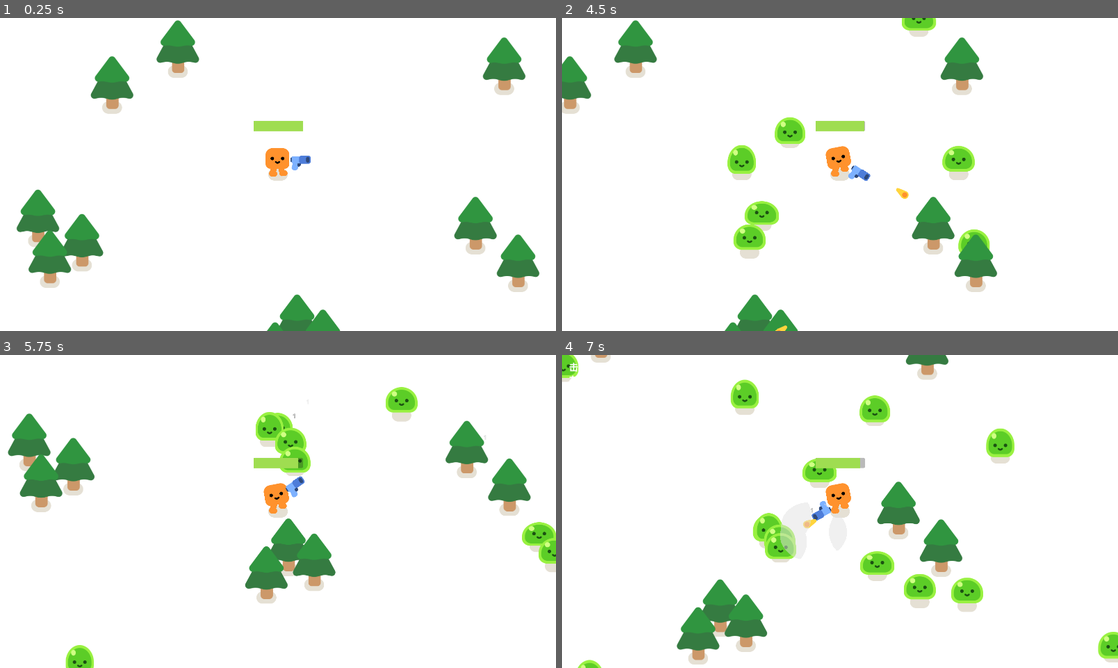
Above: before the commit, frames 1-4 (two rows, left to right).
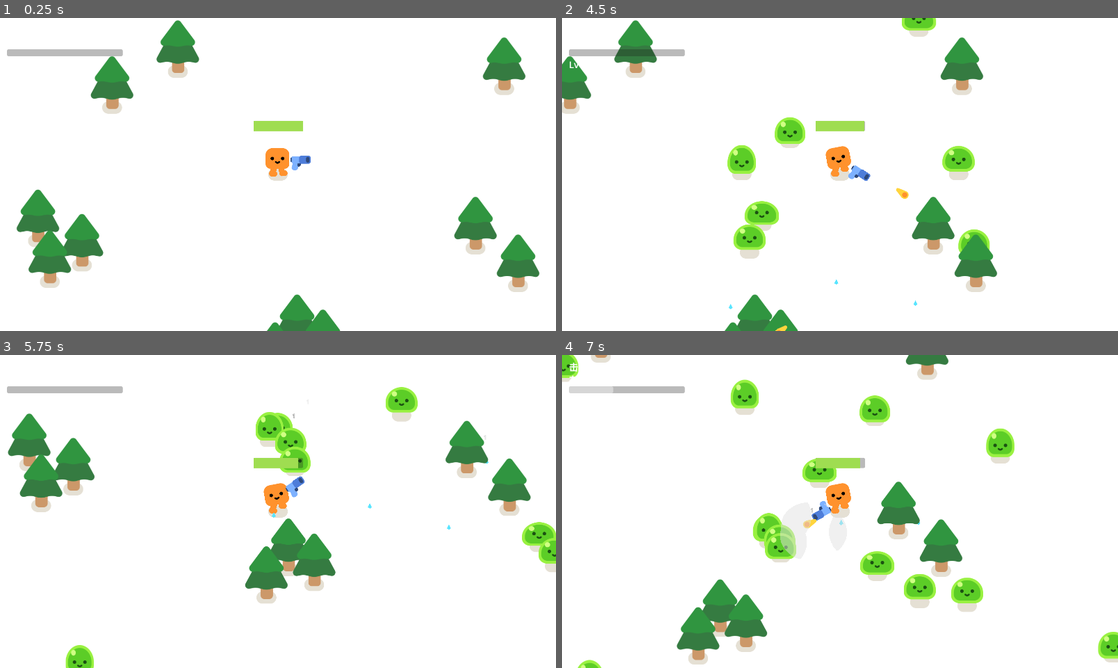
Above: after the commit, the same moments.

Repository: dkvkvk/my-survivors
Game: Godot game, scene res://survivors_game.tscn
Two runs of this game, one before a commit and one after it. Both use one fixed random seed, a clock stepped at 60 frames per second and the inputs below.
Inputs:
- Up to frame 1 (0.25 s): no input
- Up to frame 2 (4.5 s): tap Enter at 0.5 s; hold D (move_right) 0.53-1.28 s; tap R every 0.75 s from 0.6 to 4.35 s; hold S (move_down) 1.28-2.03 s; hold D (move_right) 2.03-2.78 s; hold W (move_up) 2.78-3.53 s; hold A (move_left) from 3.53 s (still down)
- Up to frame 3 (5.75 s): release A (move_left) at 5.03 s; hold S (move_down) from 5.03 s (still down); tap R at 5.1 s
- Up to frame 4 (7 s): release S (move_down) at 5.78 s; hold D (move_right) 5.78-6.53 s; tap R at 5.85, 6.6 s; hold W (move_up) from 6.53 s (still down)

The runs differ from the first frame. In frame 1, 0.5% of the frame differs, in the area x 1-23%, y 10-13%; in frame 2, 0.5%, in the area x 1-64%, y 10-94%; in frame 3, 0.5%; in frame 4, 0.5%.

Commit message:
U3 核心循环：经验宝石 + 升级三选一
- 经验宝石 xp_gem：怪死亡掉落，150px 磁吸加速飞向玩家，拾取有金币音效
- 玩家成长：xp/等级/经验曲线（5+3*level），升级附带小回复
- 升级三选一 level_up_ui：暂停弹 3 张随机强化卡（疾风之靴/灵巧扳机/
  重装弹药/生命祝福/磁力护符），卡池在 upgrades.gd 集中定义
- 属性加成接线：移速/射速/伤害/血上限/拾取半径全部吃强化
- HUD 新增经验条与等级显示
- 自动化测试验证全流程（宝石拾取→升级→选卡→属性变化），测试后已移除

Diff:
--- a/balance.gd
+++ b/balance.gd
@@ -20,3 +20,13 @@
 # 武器与刷怪（场景里 Timer 的 wait_time 会在 _ready 时被这些值覆盖）
 const GUN_FIRE_INTERVAL := 0.353
 const SPAWN_INTERVAL := 0.3
+
+# 经验与成长（U3）
+const GEM_VALUE := 1
+const PICKUP_RADIUS := 150.0
+const LEVEL_UP_HEAL := 10.0  # 每次升级附带的小回复
+
+
+## 升到 level 级需要攒的经验值（曲线：1 级 8，2 级 11，3 级 14……）
+static func xp_for_level(level: int) -> int:
+	return 5 + level * 3
--- a/bullet_2d.gd
+++ b/bullet_2d.gd
@@ -2,6 +2,7 @@
 
 
 var travelled_distance = 0
+var damage := 1  # 由枪在生成时写入，吃升级加成
 
 
 func _physics_process(delta):
@@ -15,4 +16,4 @@
 func _on_body_entered(body):
 	queue_free()
 	if body.has_method("take_damage"):
-		body.take_damage()
+		body.take_damage(damage)
--- a/game.gd
+++ b/game.gd
@@ -3,14 +3,20 @@
 var kill_count := 0
 var run_time := 0.0
 
+@onready var player = $Player
+
 
 func _ready():
 	$Timer.wait_time = Balance.SPAWN_INTERVAL
+	player.leveled_up.connect(_on_player_leveled_up)
 
 
 func _process(delta):
 	run_time += delta
 	%TimeLabel.text = "存活 %d:%02d" % [int(run_time) / 60, int(run_time) % 60]
+	%XPBar.max_value = player.xp_to_next
+	%XPBar.value = player.xp
+	%LevelLabel.text = "Lv %d" % player.level
 
 
 func spawn_mob():
@@ -30,6 +36,10 @@
 	spawn_mob()
 
 
+func _on_player_leveled_up():
+	%LevelUpUI.present(player)
+
+
 func _on_player_health_depleted():
 	Audio.play("res://sounds/game-over.wav", false, 1.0, 0.5)
 	%GameOver.show()
--- a/gun.gd
+++ b/gun.gd
@@ -15,7 +15,10 @@
 func shoot():
 	const BULLET = preload("res://bullet_2d.tscn")
 	Audio.play("res://sounds/shoot.wav", false, randf_range(0.9, 1.1), 0.2)
+	# 每次开火刷新射速（吃升级加成），开销可忽略
+	$Timer.wait_time = Balance.GUN_FIRE_INTERVAL / get_parent().fire_rate_mult
 	var new_bullet = BULLET.instantiate()
+	new_bullet.damage = get_parent().bullet_damage
 	new_bullet.global_transform = %ShootingPoint.global_transform
 	%ShootingPoint.add_child(new_bullet)
 
--- /dev/null
+++ b/level_up_ui.gd
@@ -0,0 +1,40 @@
+extends CanvasLayer
+
+## 升级三选一界面。present() 会暂停游戏并随机展示 3 张强化卡，
+## 本节点 process_mode 设为 Always，所以暂停时卡片仍可点击。
+
+
+var player: CharacterBody2D
+var choices: Array = []
+
+
+func present(p_player: CharacterBody2D) -> void:
+	player = p_player
+	var pool = Upgrades.LIST.duplicate()
+	pool.shuffle()
+	choices = pool.slice(0, 3)
+	%Title.text = "★ 升级！选一张强化 ★"
+	$Card0.text = "%s\n%s" % [choices[0]["name"], choices[0]["desc"]]
+	$Card1.text = "%s\n%s" % [choices[1]["name"], choices[1]["desc"]]
+	$Card2.text = "%s\n%s" % [choices[2]["name"], choices[2]["desc"]]
+	get_tree().paused = true
+	show()
+
+
+func _choose(index: int) -> void:
+	player.apply_upgrade(choices[index]["id"])
+	Audio.play("res://sounds/pickup.wav", false, 1.6, 0.25)
+	hide()
+	get_tree().paused = false
+
+
+func _on_card_0_pressed():
+	_choose(0)
+
+
+func _on_card_1_pressed():
+	_choose(1)
+
+
+func _on_card_2_pressed():
+	_choose(2)
--- a/mob.gd
+++ b/mob.gd
@@ -19,20 +19,27 @@
 	move_and_slide()
 
 
-func take_damage():
+func take_damage(amount := 1):
 	%Slime.play_hurt()
 	Audio.play("res://sounds/hit.wav", false, randf_range(0.9, 1.1), 0.3)
 	Juice.flash(%Slime)
-	Juice.damage_number(get_parent(), global_position + Vector2(0, -48), 1)
-	health -= 1
+	Juice.damage_number(get_parent(), global_position + Vector2(0, -48), amount)
+	health -= amount
 
 	if health == 0:
 		died.emit()
 		Audio.play("res://sounds/enemy-die.wav", true, randf_range(0.9, 1.1), 0.15)
 		Juice.shake(player.get_node("Camera2D"), 0.35)
 		Juice.hitstop(0.05)
+		drop_xp_gem()
 		var smoke_scene = preload("res://smoke_explosion/smoke_explosion.tscn")
 		var smoke = smoke_scene.instantiate()
 		get_parent().add_child(smoke)
 		smoke.global_position = global_position
 		queue_free()
+
+
+func drop_xp_gem():
+	var gem = preload("res://xp_gem.tscn").instantiate()
+	get_parent().add_child(gem)
+	gem.global_position = global_position
--- a/player.gd
+++ b/player.gd
@@ -1,18 +1,33 @@
 extends CharacterBody2D
 
 signal health_depleted
+signal leveled_up
 
+var max_health = Balance.PLAYER_MAX_HEALTH
 var health = Balance.PLAYER_MAX_HEALTH
+
+# 经验与成长（U3）：升级三选一会改这些字段，战斗逻辑从这里读
+var xp := 0
+var level := 1
+var xp_to_next: int = Balance.xp_for_level(1)
+var speed_mult := 1.0
+var fire_rate_mult := 1.0
+var bullet_damage := 1
+var pickup_radius := Balance.PICKUP_RADIUS
 
 # 受伤音效节流：被怪围着时每 0.6 秒最多响一次，不然太吵
 var hurt_sound_cooldown := 0.0
+
+
+func _ready():
+	%HealthBar.max_value = max_health
 
 
 func _physics_process(delta):
 	hurt_sound_cooldown = maxf(0.0, hurt_sound_cooldown - delta)
 
 	var direction = Input.get_vector("move_left", "move_right", "move_up", "move_down")
-	velocity = direction * Balance.PLAYER_SPEED
+	velocity = direction * Balance.PLAYER_SPEED * speed_mult
 
 	move_and_slide()
 
@@ -33,3 +48,36 @@
 			hurt_sound_cooldown = 0.6
 		if health <= 0.0:
 			health_depleted.emit()
+
+
+## 收取经验。够一级就升级并发出信号，游戏主逻辑收到后弹出三选一。
+## 连升多级时一次结算经验，只弹一次卡（略有优惠，简化处理）。
+func add_xp(amount: int) -> void:
+	xp += amount
+	if xp < xp_to_next:
+		return
+	while xp >= xp_to_next:
+		xp -= xp_to_next
+		level += 1
+		xp_to_next = Balance.xp_for_level(level)
+	health = minf(health + Balance.LEVEL_UP_HEAL, max_health)
+	%HealthBar.value = health
+	leveled_up.emit()
+
+
+## 应用一张强化卡的效果。id 与 upgrades.gd 的卡池对应。
+func apply_upgrade(id: String) -> void:
+	match id:
+		"speed":
+			speed_mult += 0.12
+		"fire_rate":
+			fire_rate_mult += 0.15
+		"damage":
+			bullet_damage += 1
+		"max_health":
+			max_health += 25.0
+			health = minf(health + 25.0, max_health)
+			%HealthBar.max_value = max_health
+		"magnet":
+			pickup_radius *= 1.35
+	%HealthBar.value = health
--- a/survivors_game.tscn
+++ b/survivors_game.tscn
@@ -4,6 +4,7 @@
 [ext_resource type="PackedScene" uid="uid://dsw8raqgacxsc" path="res://player.tscn" id="2_a7q7f"]
 [ext_resource type="PackedScene" uid="uid://c2qg1nuvfnd4q" path="res://trees/pine_tree.tscn" id="3_6h7ij"]
 [ext_resource type="Script" path="res://game_over.gd" id="4_gameover"]
+[ext_resource type="Script" path="res://level_up_ui.gd" id="5_levelup"]
 
 [sub_resource type="Curve2D" id="Curve2D_cp6e5"]
 _data = {
@@ -141,6 +142,103 @@
 theme_override_font_sizes/font_size = 32
 text = "存活 0:00"
 
+[node name="XPBar" type="ProgressBar" parent="HUD" unique_id=880031707]
+unique_name_in_owner = true
+offset_left = 24.0
+offset_top = 108.0
+offset_right = 424.0
+offset_bottom = 132.0
+show_percentage = false
+
+[node name="LevelLabel" type="Label" parent="HUD" unique_id=880031708]
+unique_name_in_owner = true
+offset_left = 24.0
+offset_top = 138.0
+offset_right = 424.0
+offset_bottom = 178.0
+theme_override_font_sizes/font_size = 32
+text = "Lv 1"
+
+[node name="LevelUpUI" type="CanvasLayer" parent="." unique_id=880031709]
+unique_name_in_owner = true
+process_mode = 4
+script = ExtResource("5_levelup")
+visible = false
+
+[node name="Dim" type="ColorRect" parent="LevelUpUI" unique_id=880031710]
+anchors_preset = 15
+anchor_right = 1.0
+anchor_bottom = 1.0
+grow_horizontal = 2
+grow_vertical = 2
+color = Color(0, 0, 0, 0.501961)
+
+[node name="Title" type="Label" parent="LevelUpUI" unique_id=880031711]
+unique_name_in_owner = true
+anchors_preset = 8
+anchor_left = 0.5
+anchor_top = 0.5
+anchor_right = 0.5
+anchor_bottom = 0.5
+offset_left = -500.0
+offset_top = -280.0
+offset_right = 500.0
+offset_bottom = -180.0
+grow_horizontal = 2
+grow_vertical = 2
+theme_override_font_sizes/font_size = 56
+text = "★ 升级！选一张强化 ★"
+horizontal_alignment = 1
+vertical_alignment = 1
+
+[node name="Card0" type="Button" parent="LevelUpUI" unique_id=880031712]
+anchors_preset = 8
+anchor_left = 0.5
+anchor_top = 0.5
+anchor_right = 0.5
+anchor_bottom = 0.5
+offset_left = -680.0
+offset_top = -60.0
+offset_right = -240.0
+offset_bottom = 160.0
+grow_horizontal = 2
+grow_vertical = 2
+theme_override_font_sizes/font_size = 40
+text = "卡"
+
+[node name="Card1" type="Button" parent="LevelUpUI" unique_id=880031713]
+anchors_preset = 8
+anchor_left = 0.5
+anchor_top = 0.5
+anchor_right = 0.5
+anchor_bottom = 0.5
+offset_left = -220.0
+offset_top = -60.0
+offset_right = 220.0
+offset_bottom = 160.0
+grow_horizontal = 2
+grow_vertical = 2
+theme_override_font_sizes/font_size = 40
+text = "卡"
+
+[node name="Card2" type="Button" parent="LevelUpUI" unique_id=880031714]
+anchors_preset = 8
+anchor_left = 0.5
+anchor_top = 0.5
+anchor_right = 0.5
+anchor_bottom = 0.5
+offset_left = 240.0
+offset_top = -60.0
+offset_right = 680.0
+offset_bottom = 160.0
+grow_horizontal = 2
+grow_vertical = 2
+theme_override_font_sizes/font_size = 40
+text = "卡"
+
 [connection signal="timeout" from="Timer" to="." method="_on_timer_timeout"]
 [connection signal="health_depleted" from="Player" to="." method="_on_player_health_depleted"]
 [connection signal="pressed" from="GameOver/RestartButton" to="GameOver" method="_on_restart_button_pressed"]
+[connection signal="pressed" from="LevelUpUI/Card0" to="LevelUpUI" method="_on_card_0_pressed"]
+[connection signal="pressed" from="LevelUpUI/Card1" to="LevelUpUI" method="_on_card_1_pressed"]
+[connection signal="pressed" from="LevelUpUI/Card2" to="LevelUpUI" method="_on_card_2_pressed"]
--- /dev/null
+++ b/upgrades.gd
@@ -0,0 +1,12 @@
+class_name Upgrades
+
+## 升级三选一的卡池。id 对应 player.gd 里 apply_upgrade() 的分支。
+## 想加新卡：这里加一条，player.gd 里加一个 match 分支即可。
+
+const LIST := [
+	{"id": "speed", "name": "疾风之靴", "desc": "移动速度 +12%"},
+	{"id": "fire_rate", "name": "灵巧扳机", "desc": "射击速度 +15%"},
+	{"id": "damage", "name": "重装弹药", "desc": "子弹伤害 +1"},
+	{"id": "max_health", "name": "生命祝福", "desc": "最大生命 +25\n并立即恢复 25"},
+	{"id": "magnet", "name": "磁力护符", "desc": "经验拾取范围 +35%"},
+]
--- /dev/null
+++ b/xp_gem.gd
@@ -0,0 +1,29 @@
+extends Area2D
+
+## 经验宝石：怪死后掉落。进入玩家拾取半径会被加速吸过来，碰到玩家即收取。
+## 外观用代码里的 Polygon2D 菱形，不依赖外部素材。
+
+
+var value := Balance.GEM_VALUE
+var magnet_speed := 0.0
+
+@onready var player: CharacterBody2D = get_node("/root/Game/Player")
+
+
+func _ready():
+	Juice.pop(self, 1.4)
+
+
+func _physics_process(delta):
+	var to_player := player.global_position - global_position
+	if to_player.length() < player.pickup_radius:
+		# 进入磁吸范围后越飞越快
+		magnet_speed = maxf(magnet_speed + 1400.0 * delta, 400.0)
+		position += to_player.normalized() * magnet_speed * delta
+
+
+func _on_body_entered(body):
+	if body == player:
+		player.add_xp(value)
+		Audio.play("res://sounds/pickup.wav", false, randf_range(1.1, 1.35), 0.2)
+		queue_free()
--- /dev/null
+++ b/xp_gem.tscn
@@ -0,0 +1,18 @@
+[gd_scene load_steps=3 format=3]
+
+[ext_resource type="Script" path="res://xp_gem.gd" id="1_gem"]
+
+[sub_resource type="CircleShape2D" id="CircleShape2D_gem"]
+radius = 12.0
+
+[node name="XPGem" type="Area2D"]
+script = ExtResource("1_gem")
+
+[node name="CollisionShape2D" type="CollisionShape2D" parent="."]
+shape = SubResource("CircleShape2D_gem")
+
+[node name="Visual" type="Polygon2D" parent="."]
+polygon = PackedVector2Array(-7, 5, 0, -9, 7, 5, 0, 10)
+color = Color(0.35, 0.9, 1, 1)
+
+[connection signal="body_entered" from="." to="." method="_on_body_entered"]
Not shown, added: level_up_ui.gd.uid
Not shown, added: sounds/pickup.wav.import
Not shown, added: upgrades.gd.uid
Not shown, added: xp_gem.gd.uid
Not shown, changed: NOTICE.md
Not shown, added: sounds/pickup.wav
